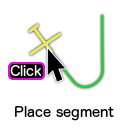
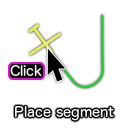
The second 128×128 image is a revision of the first. Changes to its layers:
added layer "Place segment #1" above "Drop Shadow #3" over [15, 106, 114, 121]
added layer "Drop Shadow #3" above "Place segment" over [13, 104, 116, 123]
hid "Place segment" over [15, 106, 114, 121]
hid "Drop Shadow #2", moved it above "Click" over [13, 104, 116, 123]
